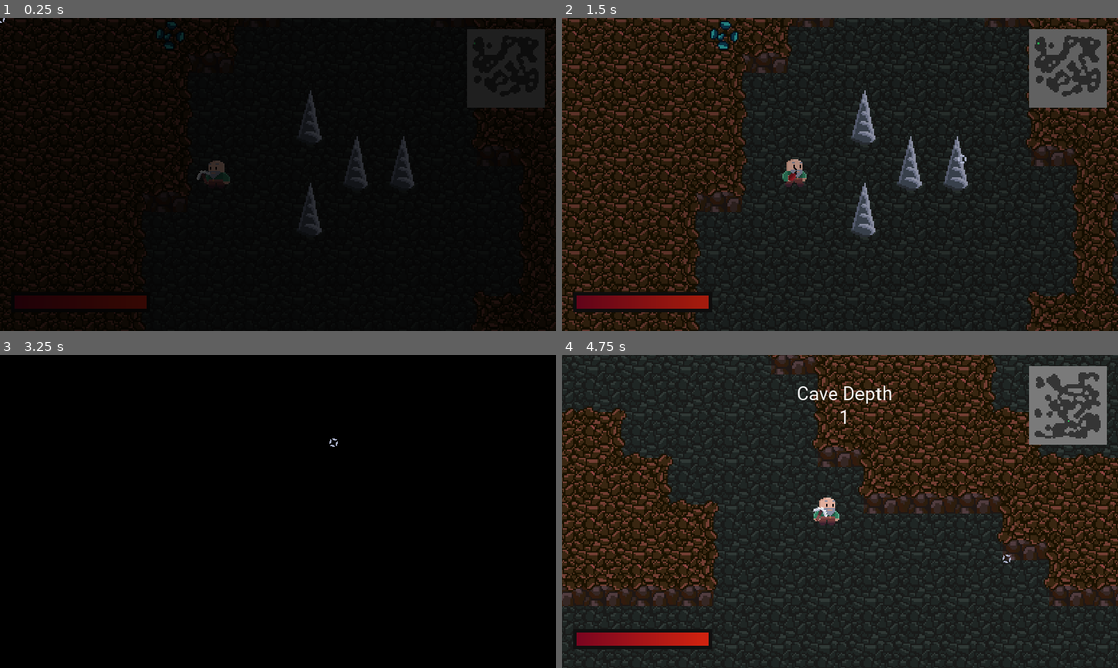
Above: before the commit, frames 1-4 (two rows, left to right).
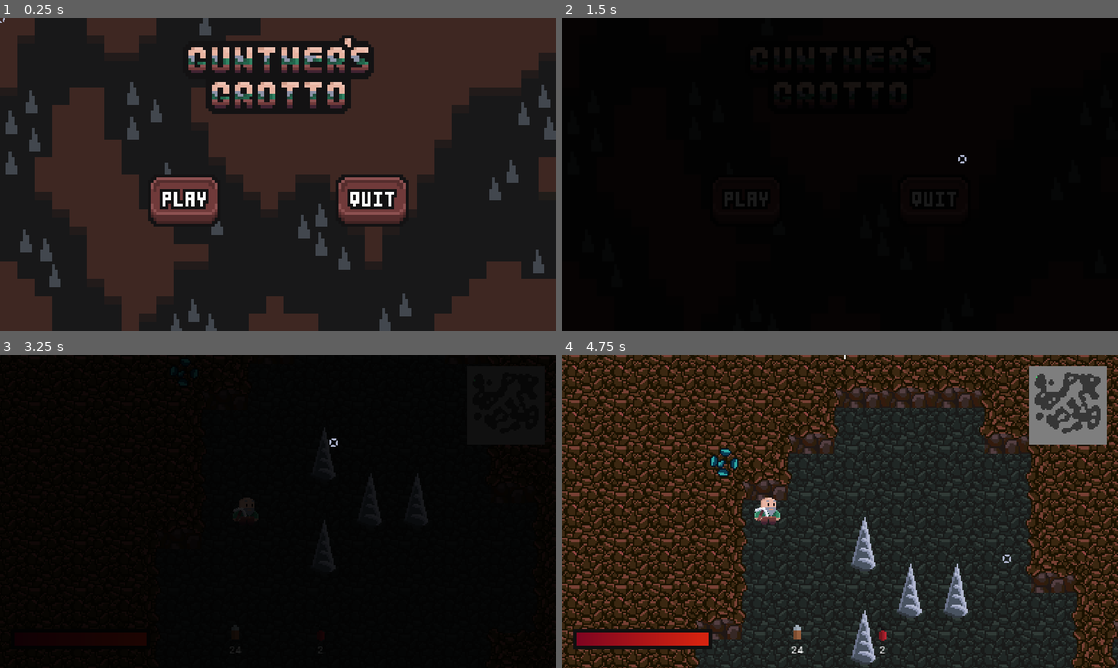
Above: after the commit, the same moments.

Repository: AyUpItsAli/Gunthers-Grotto-Coursework
Game: Godot game, scene res://GUI/MainMenu/MainMenu.tscn
The game is run twice, just before and just after one commit, with the same random seed, the same clock (stepped at 60 frames per second) and the same inputs. Before the commit the project starts from res://World/Level/Level.tscn.
Inputs (mouse positions are in pixels of both pictures, inside the frame that each line leads up to):
- Up to frame 1 (0.25 s): no input
- Up to frame 2 (1.5 s): click (745, 199) at 0.52 s; tap Enter (force_exit_cave) at 1.25 s; move the mouse to (962, 158) at 1.27 s; hold D (move_right) from 1.28 s (still down); hold 3 (equip_dynamite) from 1.28 s (still down)
- Up to frame 3 (3.25 s): move the mouse to (166, 527) at 2.02 s; release D (move_right) at 2.03 s; release 3 (equip_dynamite) at 2.03 s; hold S (move_down) 2.03-2.78 s; tap 1 (equip_pickaxe) at 2.1 s; move the mouse to (333, 442) at 2.77 s; hold D (move_right) from 2.78 s (still down); hold 2 (equip_revolver) from 2.78 s (still down)
- Up to frame 4 (4.75 s): move the mouse to (812, 574) at 3.52 s; release D (move_right) at 3.53 s; release 2 (equip_revolver) at 3.53 s; hold W (move_up) 3.53-4.28 s; tap E (interact) at 3.6 s; move the mouse to (1006, 558) at 4.27 s; press the mouse at (1006, 558) at 4.28 s; hold A (move_left) from 4.28 s (still down)

The runs differ from the first frame. In frame 1, 56% of the frame differs, in the area x 0-100%, y 0-100%; in frame 2, 58%; in frame 3, 0.9%; in frame 4, 61%.

Commit message:
Added Main Menu

Diff:
--- /dev/null
+++ b/GUI/MainMenu/MainMenu.gd
@@ -0,0 +1,28 @@
+extends Control
+
+onready var play_button = $PlayButton
+onready var quit_button = $QuitButton
+onready var loading_screen = $LoadingScreen
+
+func _ready():
+	play_button.connect("pressed", self, "on_play_button_pressed")
+	quit_button.connect("pressed", self, "on_quit_button_pressed")
+
+func on_quit_button_pressed():
+	# Prevent the user from pressing the button again
+	quit_button.disabled = true
+	# Close the program
+	get_tree().quit()
+
+func on_play_button_pressed():
+	# Prevent the user from pressing the button again
+	play_button.disabled = true
+	# Reset game data, eg: score, health and inventory
+	GameManager.reset_score()
+	PlayerData.reset_player_data()
+	# Play loading screen animation
+	var animations = loading_screen.get_node("LoadingScreenAnimations")
+	animations.play("Fade_In")
+	yield(animations, "animation_finished")
+	# Load the main level scene
+	get_tree().change_scene("res://World/Level/Level.tscn")
--- a/GUI/MainMenu/MainMenu.tscn
+++ b/GUI/MainMenu/MainMenu.tscn
@@ -1,8 +1,146 @@
-[gd_scene format=2]
+[gd_scene load_steps=11 format=2]
+
+[ext_resource path="res://Assets/GUI/Main_Menu_Background.png" type="Texture" id=1]
+[ext_resource path="res://Assets/GUI/Play_Button.png" type="Texture" id=2]
+[ext_resource path="res://Assets/GUI/Quit_Button.png" type="Texture" id=3]
+[ext_resource path="res://Assets/GUI/Main_Menu_Title.png" type="Texture" id=4]
+[ext_resource path="res://GUI/MainMenu/MainMenu.gd" type="Script" id=5]
+[ext_resource path="res://Assets/GUI/Cursor.png" type="Texture" id=6]
+[ext_resource path="res://GUI/HUD/Cursor.gd" type="Script" id=7]
+
+[sub_resource type="Animation" id=1]
+length = 2.5
+tracks/0/type = "value"
+tracks/0/path = NodePath(".:color")
+tracks/0/interp = 1
+tracks/0/loop_wrap = true
+tracks/0/imported = false
+tracks/0/enabled = true
+tracks/0/keys = {
+"times": PoolRealArray( 0, 1 ),
+"transitions": PoolRealArray( 1, 1 ),
+"update": 0,
+"values": [ Color( 0, 0, 0, 0 ), Color( 0, 0, 0, 1 ) ]
+}
+tracks/1/type = "value"
+tracks/1/path = NodePath(".:visible")
+tracks/1/interp = 1
+tracks/1/loop_wrap = true
+tracks/1/imported = false
+tracks/1/enabled = true
+tracks/1/keys = {
+"times": PoolRealArray( 0 ),
+"transitions": PoolRealArray( 1 ),
+"update": 1,
+"values": [ true ]
+}
+
+[sub_resource type="Animation" id=2]
+length = 1.5
+tracks/0/type = "value"
+tracks/0/path = NodePath(".:color")
+tracks/0/interp = 1
+tracks/0/loop_wrap = true
+tracks/0/imported = false
+tracks/0/enabled = true
+tracks/0/keys = {
+"times": PoolRealArray( 0, 1 ),
+"transitions": PoolRealArray( 1, 1 ),
+"update": 0,
+"values": [ Color( 0, 0, 0, 1 ), Color( 0, 0, 0, 0 ) ]
+}
+tracks/1/type = "value"
+tracks/1/path = NodePath(".:visible")
+tracks/1/interp = 1
+tracks/1/loop_wrap = true
+tracks/1/imported = false
+tracks/1/enabled = true
+tracks/1/keys = {
+"times": PoolRealArray( 0, 1 ),
+"transitions": PoolRealArray( 1, 1 ),
+"update": 1,
+"values": [ true, false ]
+}
+
+[sub_resource type="Animation" id=3]
+length = 1.5
+loop = true
+tracks/0/type = "value"
+tracks/0/path = NodePath(".:rotation_degrees")
+tracks/0/interp = 1
+tracks/0/loop_wrap = true
+tracks/0/imported = false
+tracks/0/enabled = true
+tracks/0/keys = {
+"times": PoolRealArray( 0, 1.5 ),
+"transitions": PoolRealArray( 1, 1 ),
+"update": 0,
+"values": [ 0.0, 90.0 ]
+}
 
 [node name="MainMenu" type="Control"]
 anchor_right = 1.0
 anchor_bottom = 1.0
+script = ExtResource( 5 )
 __meta__ = {
 "_edit_use_anchors_": false
 }
+
+[node name="Background" type="TextureRect" parent="."]
+anchor_right = 1.0
+anchor_bottom = 1.0
+texture = ExtResource( 1 )
+__meta__ = {
+"_edit_use_anchors_": false
+}
+
+[node name="Title" type="TextureRect" parent="."]
+margin_left = 630.0
+margin_top = 60.0
+margin_right = 1290.0
+margin_bottom = 330.0
+texture = ExtResource( 4 )
+__meta__ = {
+"_edit_use_anchors_": false
+}
+
+[node name="PlayButton" type="TextureButton" parent="."]
+margin_left = 510.0
+margin_top = 540.0
+margin_right = 760.0
+margin_bottom = 720.0
+texture_normal = ExtResource( 2 )
+__meta__ = {
+"_edit_use_anchors_": false
+}
+
+[node name="QuitButton" type="TextureButton" parent="."]
+margin_left = 1160.0
+margin_top = 540.0
+margin_right = 1410.0
+margin_bottom = 720.0
+texture_normal = ExtResource( 3 )
+__meta__ = {
+"_edit_use_anchors_": false
+}
+
+[node name="LoadingScreen" type="ColorRect" parent="."]
+anchor_right = 1.0
+anchor_bottom = 1.0
+mouse_filter = 2
+color = Color( 0, 0, 0, 0 )
+__meta__ = {
+"_edit_use_anchors_": false
+}
+
+[node name="LoadingScreenAnimations" type="AnimationPlayer" parent="LoadingScreen"]
+anims/Fade_In = SubResource( 1 )
+anims/Fade_Out = SubResource( 2 )
+
+[node name="Cursor" type="Sprite" parent="."]
+scale = Vector2( 2, 2 )
+texture = ExtResource( 6 )
+script = ExtResource( 7 )
+
+[node name="CursorAnimations" type="AnimationPlayer" parent="Cursor"]
+anims/CursorIdle = SubResource( 3 )
--- a/Globals/GameManager.gd
+++ b/Globals/GameManager.gd
@@ -22,6 +22,10 @@
 
 # Number of caves visited since the last time the magpie level spawned
 var caves_since_magpie = 0
+
+func reset_score():
+	cave_depth = 0
+	caves_since_magpie = 0
 
 # Called whenever a cave is generated
 func increase_cave_depth():
--- a/Globals/PlayerData.gd
+++ b/Globals/PlayerData.gd
@@ -1,12 +1,21 @@
 extends Node
 
 const MAX_HEALTH = 10
+
+onready var starting_inventory = {
+	Globals.ItemIDs.REVOLVER_AMMO: 24,
+	Globals.ItemIDs.DYNAMITE_STICK: 2
+}
 
 var health = MAX_HEALTH
 var inventory = {} # key: Item ID | value: Quantity
 
 signal health_changed
 signal inventory_changed
+
+func reset_player_data():
+	health = MAX_HEALTH
+	inventory = starting_inventory
 
 func reduce_health(amount: int):
 	health -= amount
--- a/project.godot
+++ b/project.godot
@@ -11,7 +11,7 @@
 [application]
 
 config/name="Gunther's Grotto"
-run/main_scene="res://World/Level/Level.tscn"
+run/main_scene="res://GUI/MainMenu/MainMenu.tscn"
 config/icon="res://icon.png"
 
 [autoload]
Binary file changed: Assets/GUI/Main_Menu.aseprite
Binary file added: Assets/GUI/Main_Menu_Background.png
Not shown, added: Assets/GUI/Main_Menu_Background.png.import
Binary file added: Assets/GUI/Main_Menu_Title.png
Not shown, added: Assets/GUI/Main_Menu_Title.png.import
Binary file added: Assets/GUI/Play_Button.png
Not shown, added: Assets/GUI/Play_Button.png.import
Binary file added: Assets/GUI/Quit_Button.png
Not shown, added: Assets/GUI/Quit_Button.png.import
